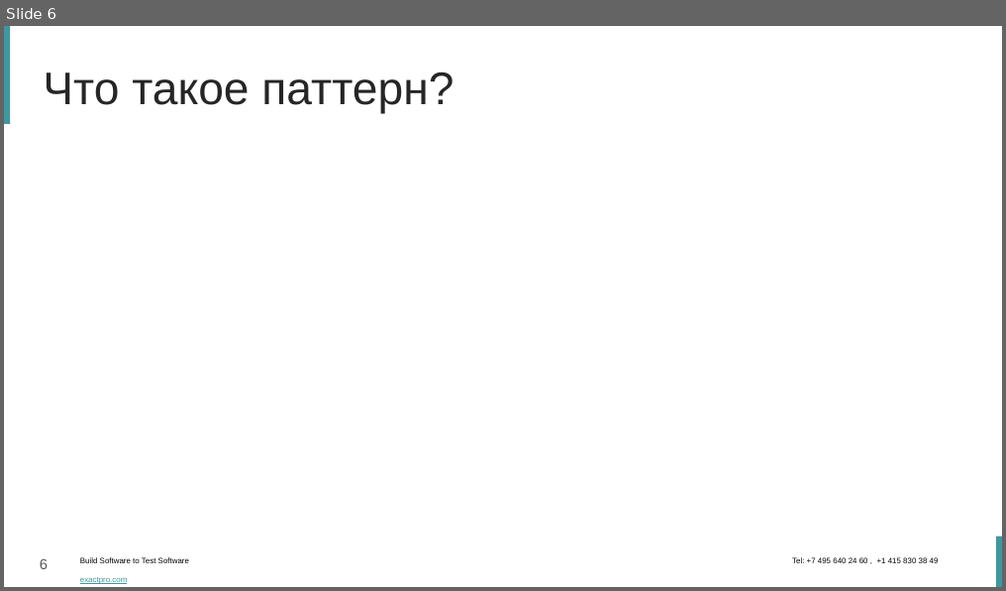
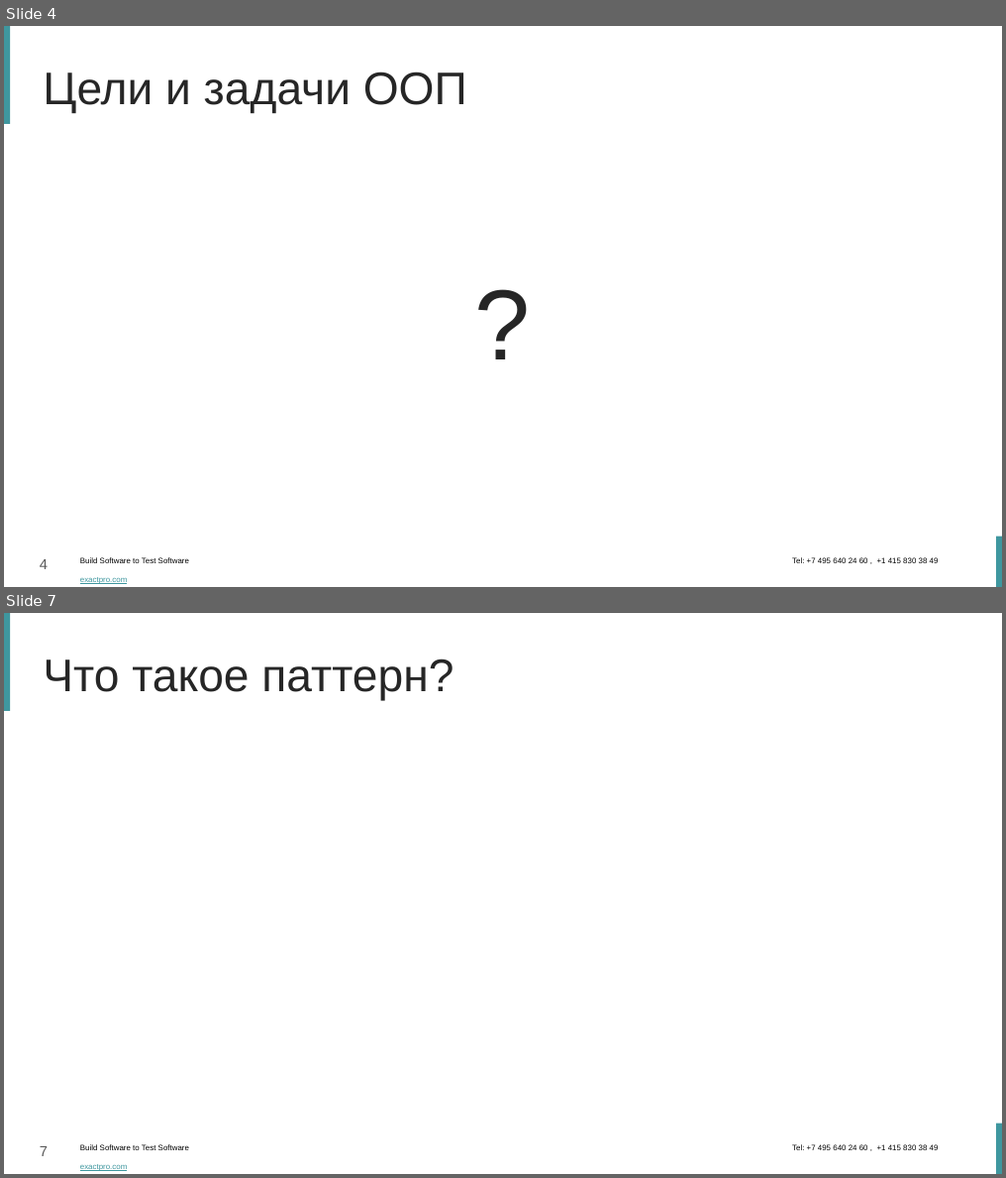
Before and after one commit to dzavodchikov/ChessMVC, a slide deck: Паттерн MVC.pptx. Shown one above the other, each under a label of ours: slide 6 before the commit, slides 4 and 7 after it; the slides between them are not shown. The pictures are 1006x591 and 1006x1178 pixels, drawn with LibreOffice and Linux fonts; fonts in the diff are those of the drawing; background and template pictures are left out. Boxes give left, top, right and bottom in pixels: in the first picture for what was removed or moved away, otherwise in the second. Text is boxed around its words. In the diff, an @@ line names an element or a change of style, - is before the commit and + after.

```diff
--- a/Паттерн MVC.pptx
+++ b/Паттерн MVC.pptx
@@ slide 4 added at (4,26,1002,587), background #FFFFFF; not listed: 4 template elements that a slide beside it also shows @@
@@ title added at (43,72,467,113), 44 pt, text #262626 @@
+Цели и задачи ООП
@@ text added at (54,158,952,483), 96 pt, text #262626 @@
+?
@@ what was slide 6 is now slide 7 @@
@@ page number at (40,1147,48,1157): text changed @@
-6
+7
```
Also in this commit, not shown: 7 slides changed, 4 other slides added, 3 slides removed.
